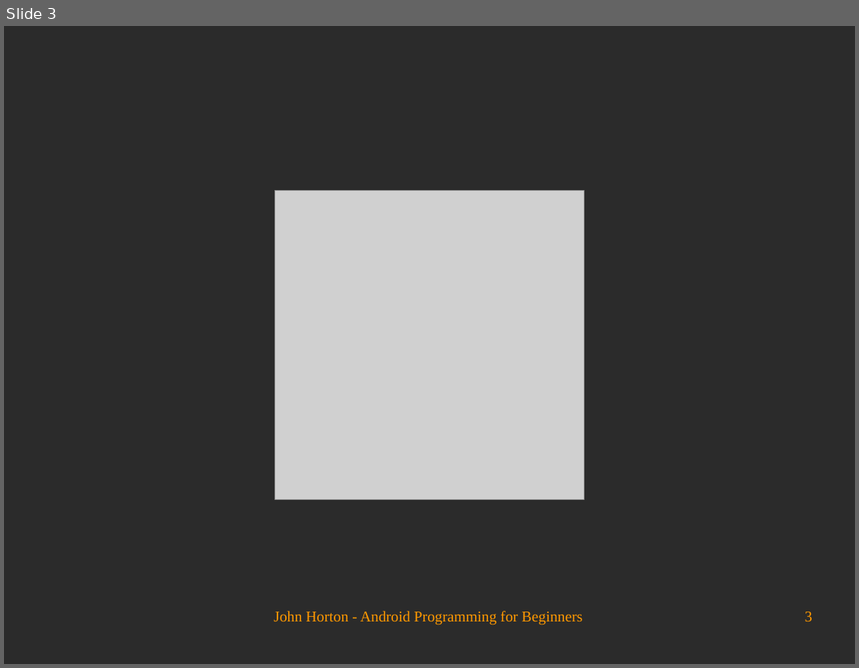
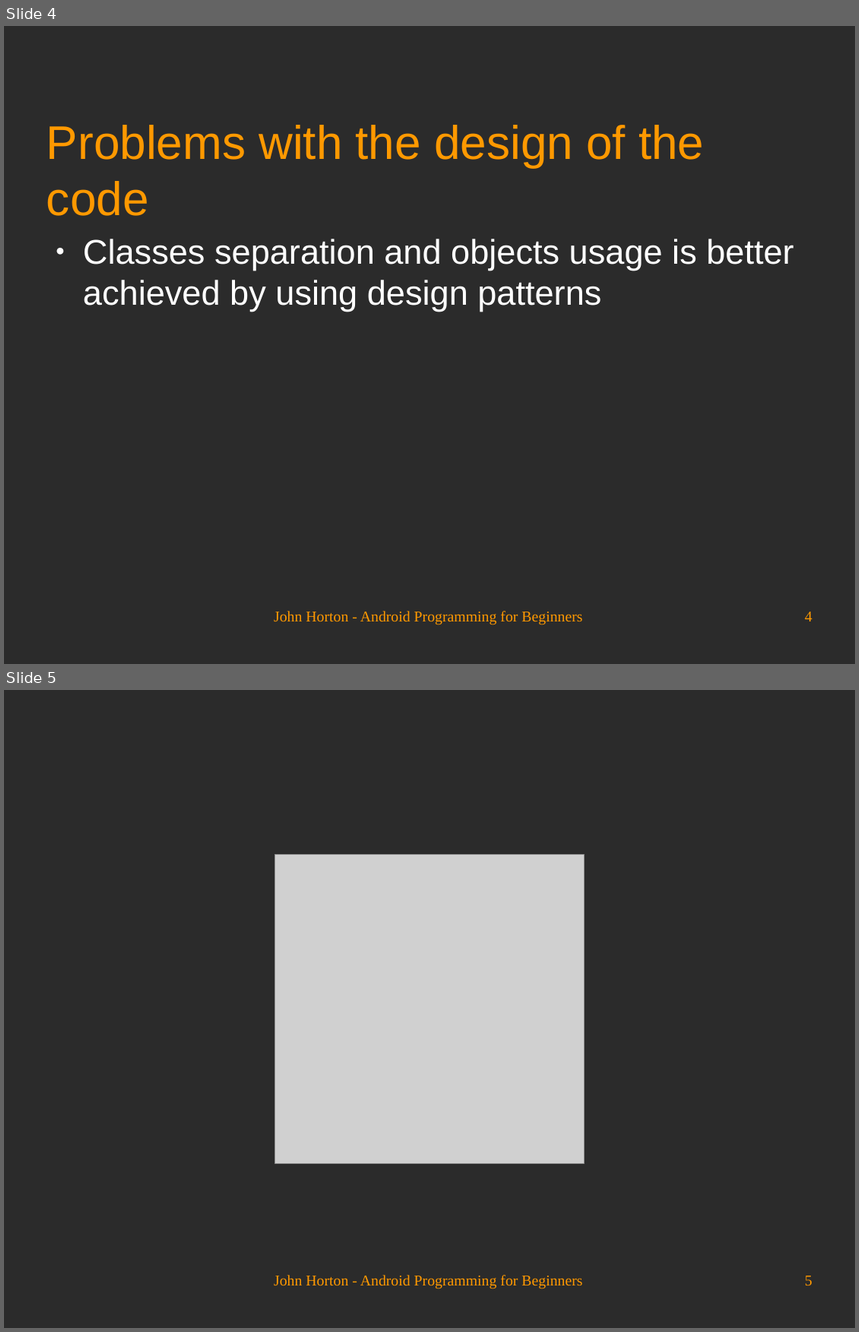
Before and after one commit to Academy-Soft-Intellect/Android-Programming-for-Beginners, a slide deck: 14_Handling_and_Displaying_Notes_in_Note_To_Self.odp. Shown one above the other, each under a label of ours: slide 3 before the commit, slides 4 and 5 after it. The pictures are 859x668 and 859x1332 pixels, drawn with LibreOffice and Linux fonts; fonts in the diff are those of the drawing; grey boxes stand for pictures; background and template pictures are left out; a plain dark background stands for a picture behind light text. Boxes give left, top, right and bottom in pixels: in the first picture for what was removed or moved away, otherwise in the second. Text is boxed around its words. In the diff, an @@ line names an element or a change of style, - is before the commit and + after.

```diff
--- a/14_Handling_and_Displaying_Notes_in_Note_To_Self.odp
+++ b/14_Handling_and_Displaying_Notes_in_Note_To_Self.odp
@@ slide 4 added at (4, 26, 855, 664), background picture (left out) @@
@@ title added at (47, 125, 704, 216), 44 pt, text #FF9900 @@
+Problems with the design of the code
@@ text added at (83, 239, 794, 312), 32 pt, text #FFFFFF @@
+● Classes separation and objects usage is better achieved by using design patterns
@@ text added at (274, 611, 582, 626), 14 pt, text #FF9900 @@
+John Horton - Android Programming for Beginners
@@ page number added at (805, 612, 813, 622), 14 pt, text #FF9900 @@
+4
@@ what was slide 3 is now slide 5 @@
@@ page number at (805, 1276, 813, 1286): text changed @@
-3
+5
```
Also in this commit, not shown: 2 slides changed, 1 other slide added.
